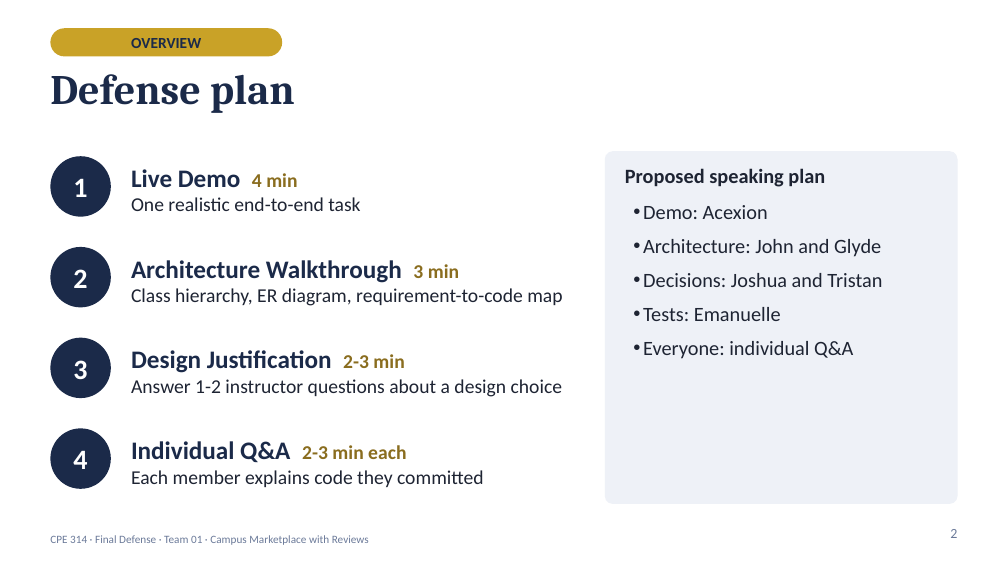
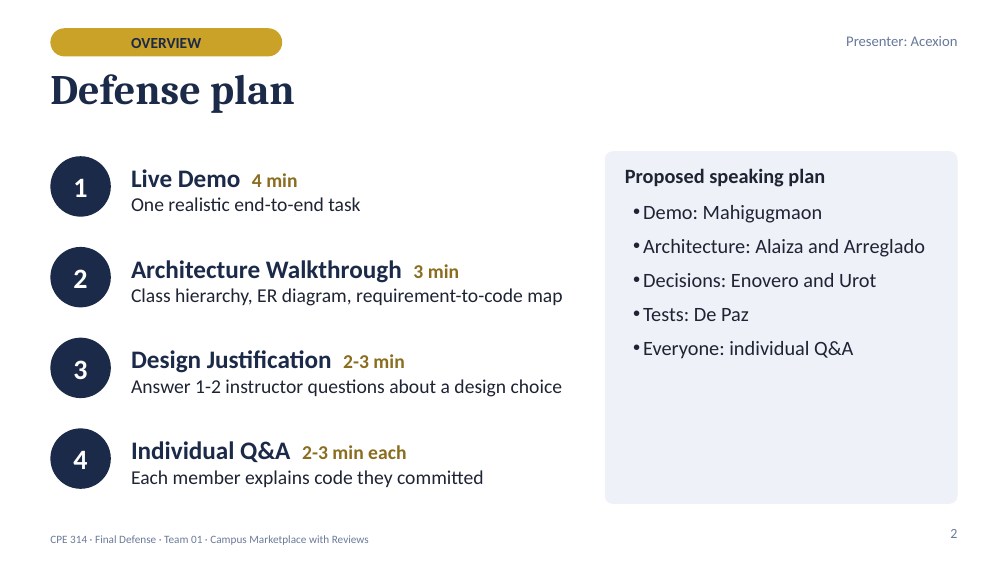
Before and after one commit to XionAce/cpe314-69323-capstone-team-01, a slide deck: slide 2 of docs/Group1_Campus_Marketplace_Final_Defense.pptx. Drawn at 1008x567 pixels with LibreOffice and Linux fonts; fonts in the diff are those of the drawing. Boxes give left, top, right and bottom in pixels: in the first picture for what was removed or moved away, otherwise in the second. Text is boxed around its words. In the diff, an @@ line names an element or a change of style, - is before the commit and + after.

Commit message:
docs: revise project design and final defense presentation

```diff
--- a/docs/Group1_Campus_Marketplace_Final_Defense.pptx
+++ b/docs/Group1_Campus_Marketplace_Final_Defense.pptx
@@ text added at <box>846,36,958,46</box>, 10.5 pt, text #66799B @@
+Presenter: Acexion
@@ text at <box>625,168,853,359</box>: less space between paragraphs @@
@@ text at <box>643,205,925,321</box>: text changed @@
-• Demo: Acexion
-• Architecture: John and Glyde
-• Decisions: Joshua and Tristan
-• Tests: Emanuelle
+• Demo: Mahigugmaon
+• Architecture: Alaiza and Arreglado
+• Decisions: Enovero and Urot
+• Tests: De Paz
```
Also in this commit, not shown: 18 other slides changed, 5 slides added, 3 slides removed, 8 other files.
